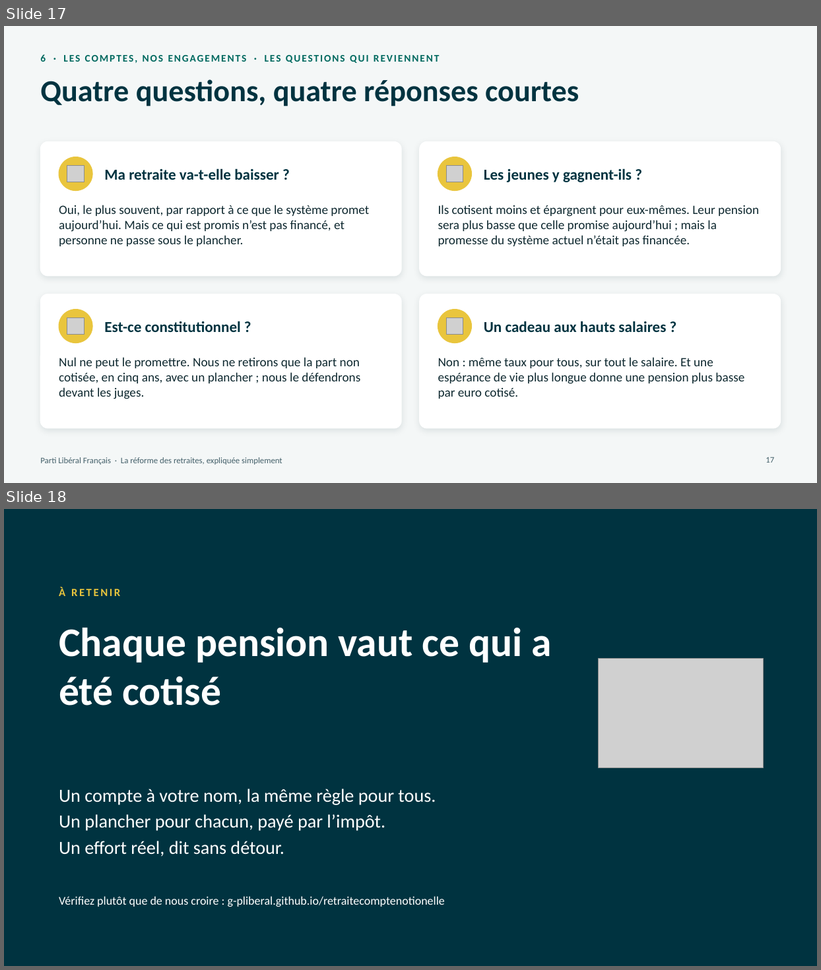
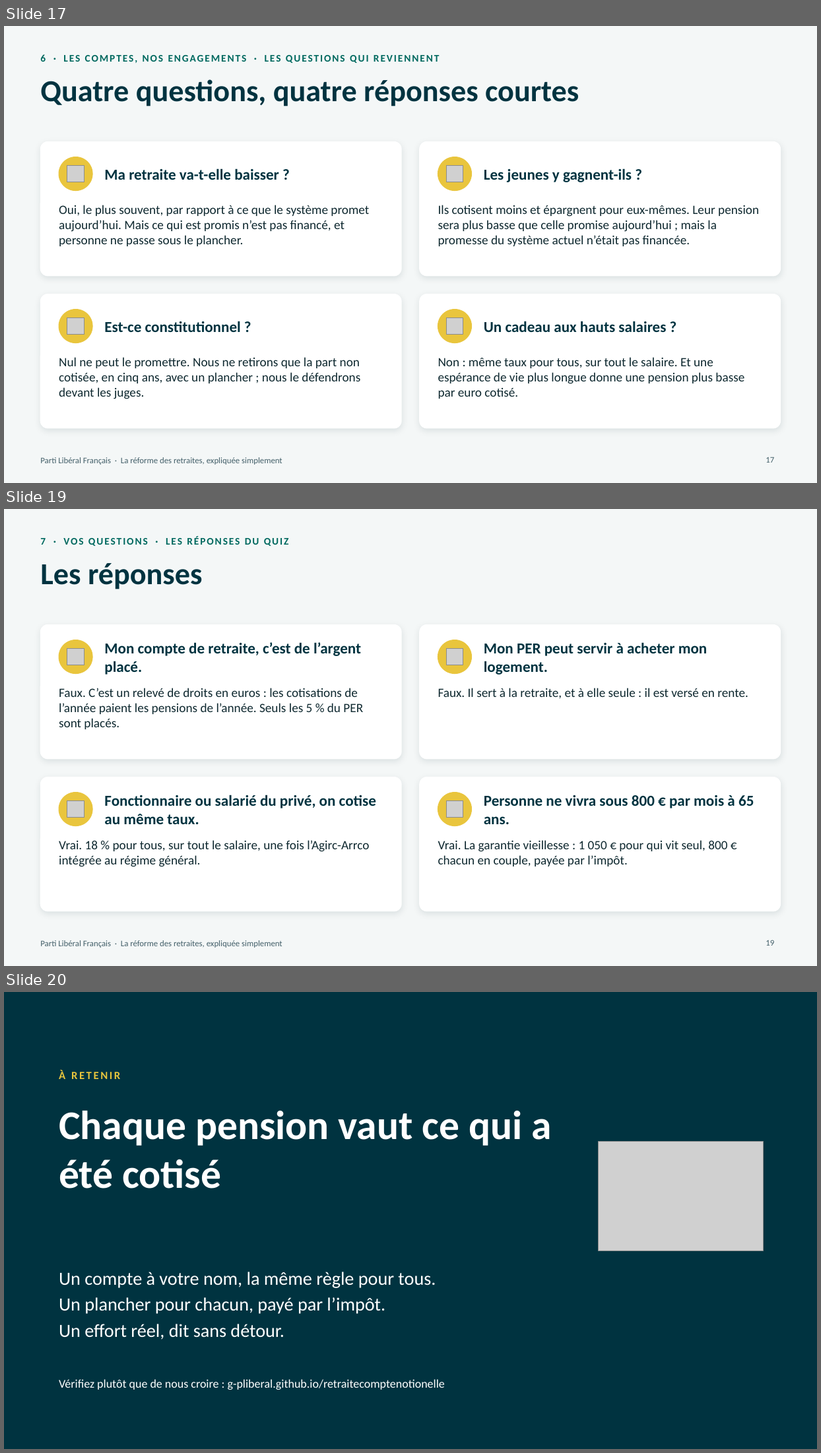
Before and after one commit to g-pliberal/retraitecomptenotionelle, a slide deck: docs/presentation_adherents_17_novembre_2026.pptx. Shown one above the other, each under a label of ours: slides 17 and 18 before the commit, slides 17, 19 and 20 after it; the slides between them are not shown. The pictures are 821x970 and 821x1453 pixels, drawn with LibreOffice and Linux fonts; fonts in the diff are those of the drawing; grey boxes stand for pictures. Boxes give left, top, right and bottom in pixels: in the first picture for what was removed or moved away, otherwise in the second. Text is boxed around its words. In the diff, an @@ line names an element or a change of style, - is before the commit and + after.

```diff
--- a/docs/presentation_adherents_17_novembre_2026.pptx
+++ b/docs/presentation_adherents_17_novembre_2026.pptx
@@ slide 19 added at [4, 509, 817, 966], background #F4F7F7; not listed: 1 template element that a slide beside it also shows @@
@@ text added at [40, 536, 289, 546], 12 pt, text #00695F, bold @@
+7 · VOS QUESTIONS · LES RÉPONSES DU QUIZ
@@ title added at [40, 563, 202, 590], 36 pt, text #003340, bold @@
+Les réponses
@@ rounded rectangle added at [40, 625, 402, 759], fill #FFFFFF, outline #FFFFFF 1 pt @@
@@ rounded rectangle added at [420, 625, 781, 759], fill #FFFFFF, outline #FFFFFF 1 pt @@
@@ ellipse added at [59, 640, 92, 674], fill #E9C53D, outline #E9C53D 1 pt @@
@@ text added at [104, 642, 361, 675], 18 pt, text #003340, bold @@
+Mon compte de retraite, c’est de l’argent placé.
@@ ellipse added at [438, 640, 472, 674], fill #E9C53D, outline #E9C53D 1 pt @@
@@ text added at [484, 642, 708, 675], 18 pt, text #003340, bold @@
+Mon PER peut servir à acheter mon logement.
@@ picture added at [67, 649, 85, 666] @@
@@ picture added at [446, 649, 463, 666] @@
@@ text added at [59, 688, 363, 729], 15 pt, text #0F2930 @@
+Faux. C’est un relevé de droits en euros : les cotisations de l’année paient les pensions de l’année. Seuls les 5 % du PER sont placés.
@@ text added at [438, 688, 748, 698], 15 pt, text #0F2930 @@
+Faux. Il sert à la retraite, et à elle seule : il est versé en rente.
@@ rounded rectangle added at [40, 778, 402, 912], fill #FFFFFF, outline #FFFFFF 1 pt @@
@@ rounded rectangle added at [420, 778, 781, 912], fill #FFFFFF, outline #FFFFFF 1 pt @@
@@ ellipse added at [59, 793, 92, 826], fill #E9C53D, outline #E9C53D 1 pt @@
@@ picture added at [67, 801, 85, 819] @@
@@ text added at [104, 795, 376, 824], 18 pt, text #003340, bold @@
+Fonctionnaire ou salarié du privé, on cotise au même taux.
@@ ellipse added at [438, 793, 472, 826], fill #E9C53D, outline #E9C53D 1 pt @@
@@ picture added at [446, 801, 463, 819] @@
@@ text added at [484, 795, 754, 824], 18 pt, text #003340, bold @@
+Personne ne vivra sous 800 € par mois à 65 ans.
@@ text added at [59, 840, 369, 867], 15 pt, text #0F2930 @@
+Vrai. 18 % pour tous, sur tout le salaire, une fois l’Agirc-Arrco intégrée au régime général.
@@ text added at [438, 840, 727, 867], 15 pt, text #0F2930 @@
+Vrai. La garantie vieillesse : 1 050 € pour qui vit seul, 800 € chacun en couple, payée par l’impôt.
@@ page number added at [766, 940, 774, 946], 10 pt, text #44606A @@
+19
@@ what was slide 18 is now slide 20 @@
```
Also in this commit, not shown: 1 slide changed, 2 other slides added.
